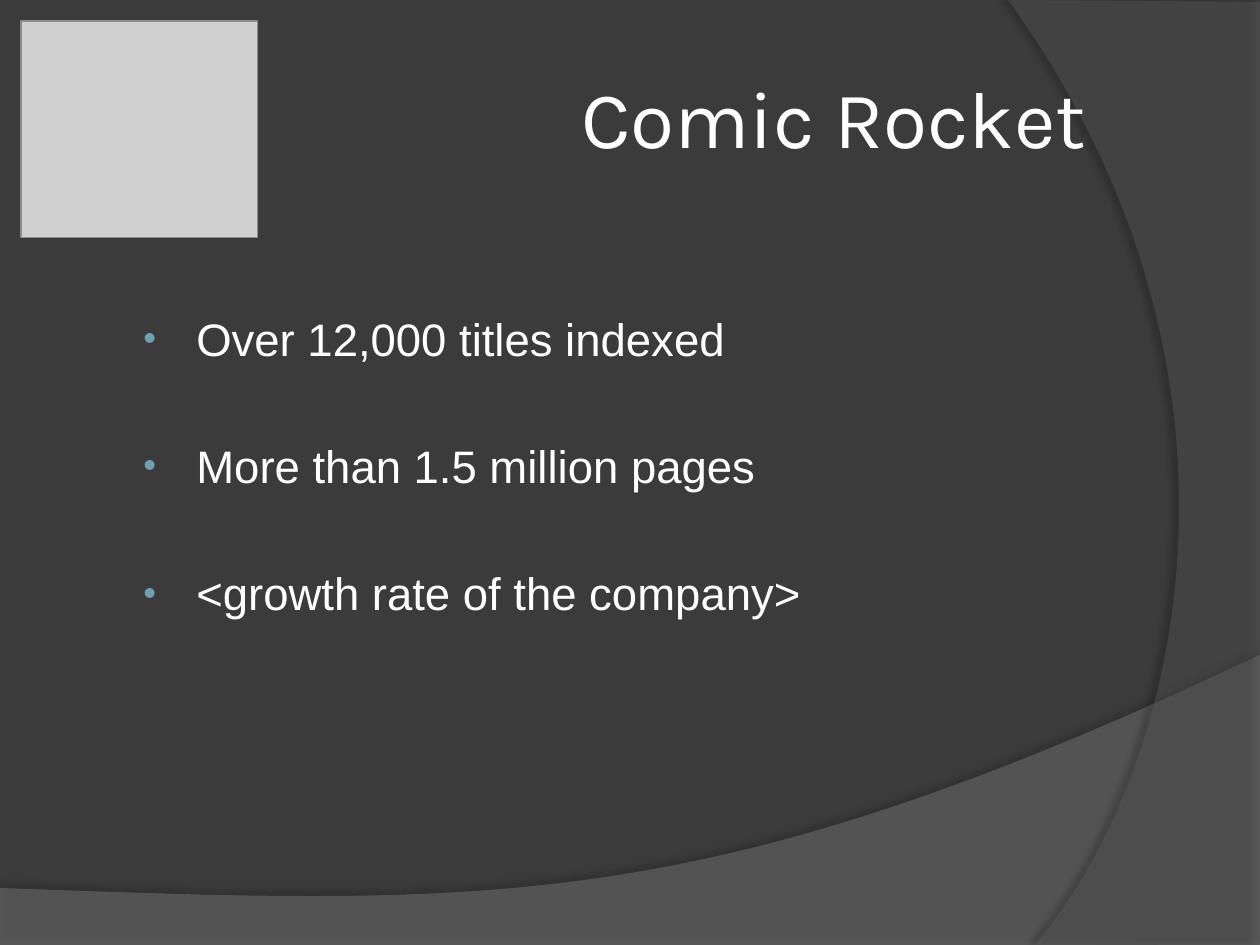
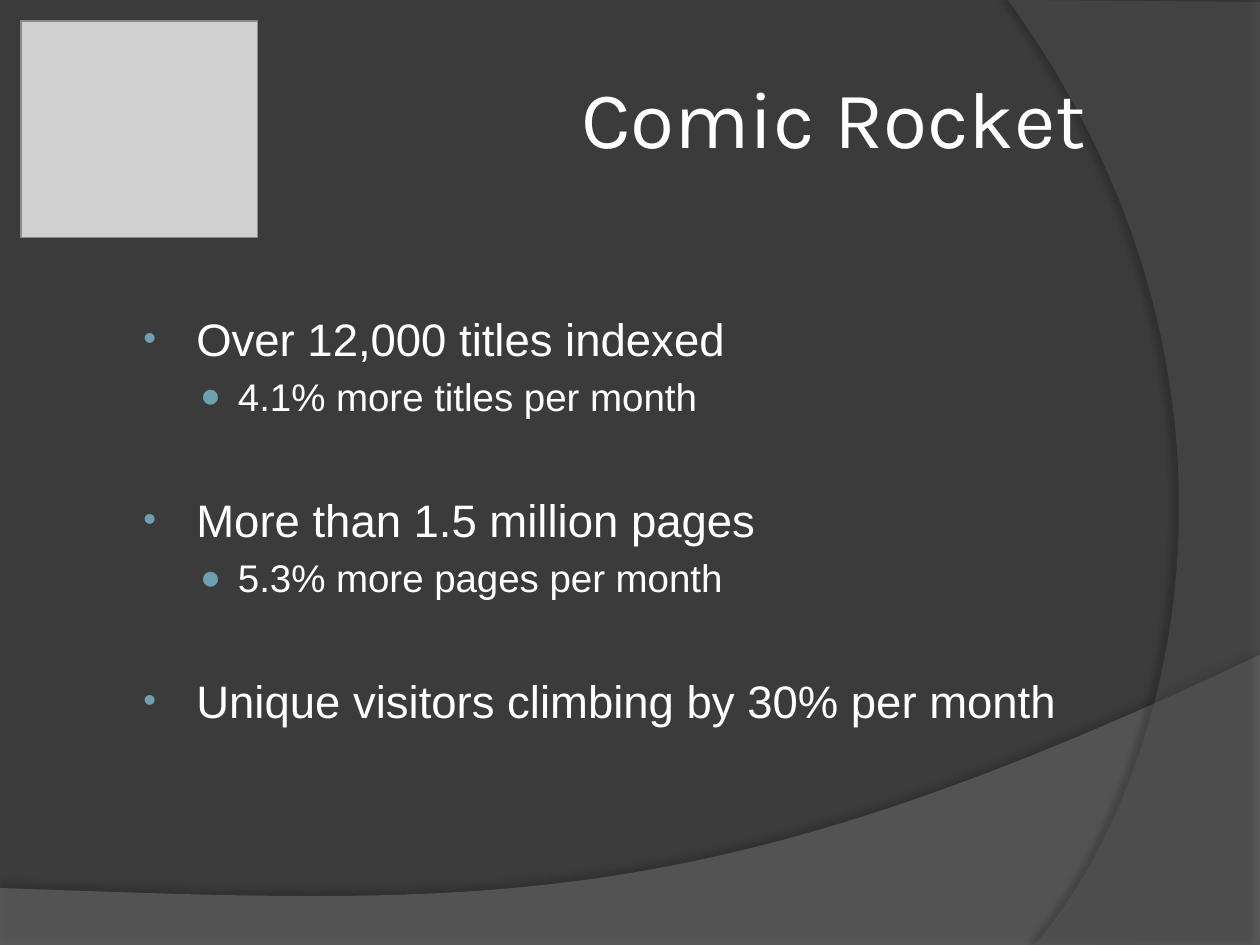
Before and after one commit to csComicRocket/ComicRocketProject, a slide deck: slide 3 of Documentation/RocketBooster-CapstonePresentation.pptx. Drawn at 1260x945 pixels with LibreOffice and Linux fonts; fonts in the diff are those of the drawing; grey boxes stand for pictures. Boxes give left, top, right and bottom in pixels: in the first picture for what was removed or moved away, otherwise in the second. Text is boxed around its words. In the diff, an @@ line names an element or a change of style, - is before the commit and + after.

Commit message:
modified the final presentation a little more

```diff
--- a/Documentation/RocketBooster-CapstonePresentation.pptx
+++ b/Documentation/RocketBooster-CapstonePresentation.pptx
@@ text at [238, 383, 697, 419]: paragraph added @@
+  ● 4.1% more titles per month
@@ text at [196, 564, 1055, 727]: text changed @@
-• <growth rate of the company>
+  ● 5.3% more pages per month
+• Unique visitors climbing by 30% per month
```
Also in this commit, not shown: 13 other slides changed.
